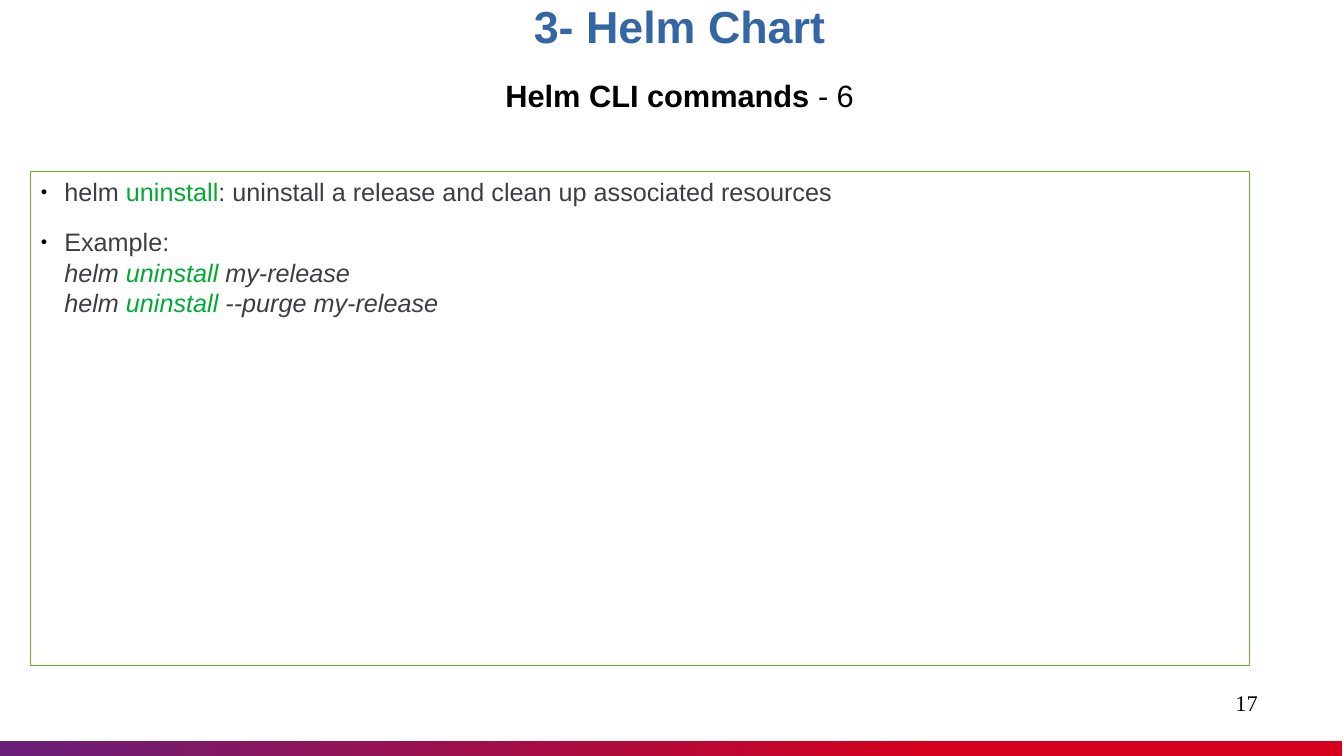
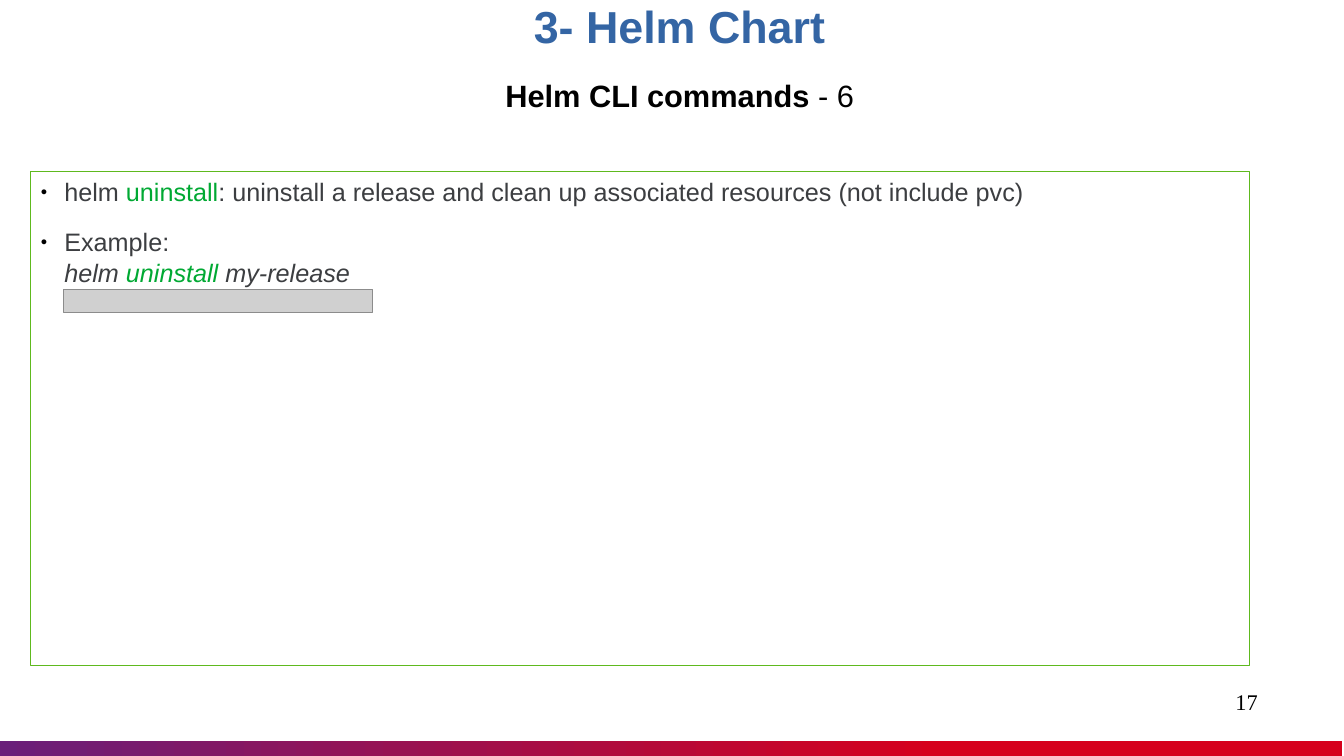
Before and after one commit to nashtech-garage/azure-devops-ci-cd, a slide deck: slide 17 of helm/documents/Helm_Knowledge_Sharing.pptx. Drawn at 1344x756 pixels with LibreOffice and Linux fonts; fonts in the diff are those of the drawing; grey boxes stand for pictures. Boxes give left, top, right and bottom in pixels: in the first picture for what was removed or moved away, otherwise in the second. Text is boxed around its words. In the diff, an @@ line names an element or a change of style, - is before the commit and + after.

Commit message:
helm: update document

```diff
--- a/helm/documents/Helm_Knowledge_Sharing.pptx
+++ b/helm/documents/Helm_Knowledge_Sharing.pptx
@@ text in rectangle at <box>64,182,1024,287</box>: text changed @@
-● helm uninstall: uninstall a release and clean up associated resources
-● Example:
-  helm uninstall my-release
-  helm uninstall --purge my-release
+● helm uninstall: uninstall a release and clean up associated resources (not include pvc)
+● Example:
+  helm uninstall my-release
@@ picture added at <box>64,289,373,313</box> @@
```
Also in this commit, not shown: 5 other slides changed.
